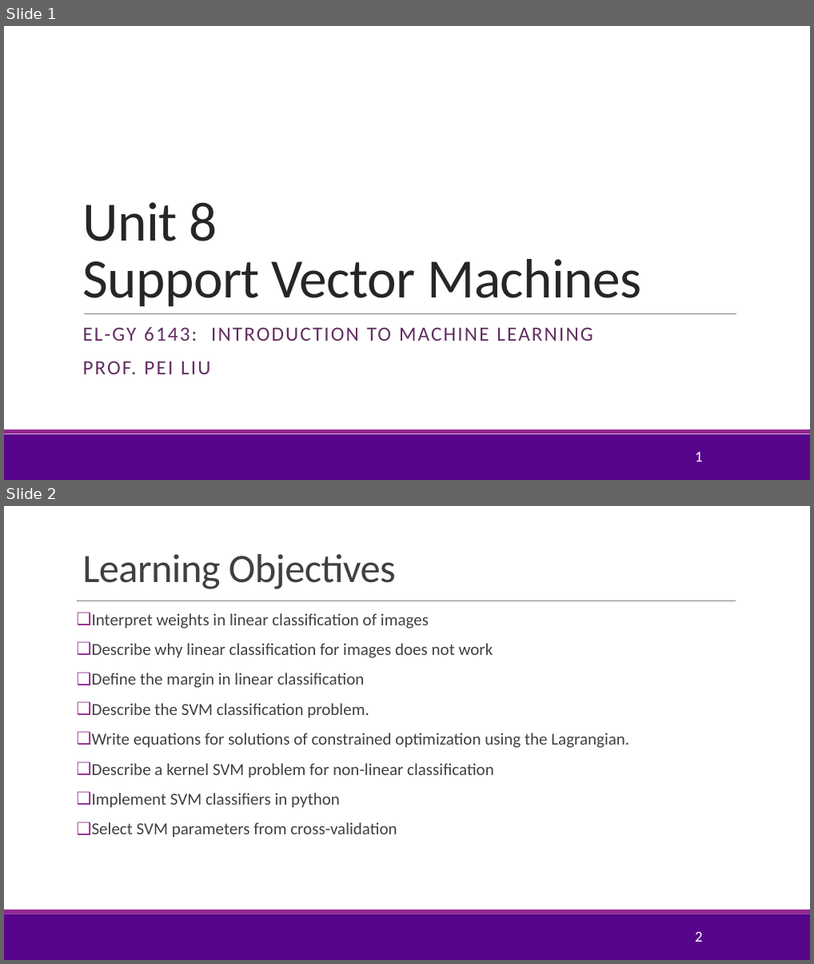
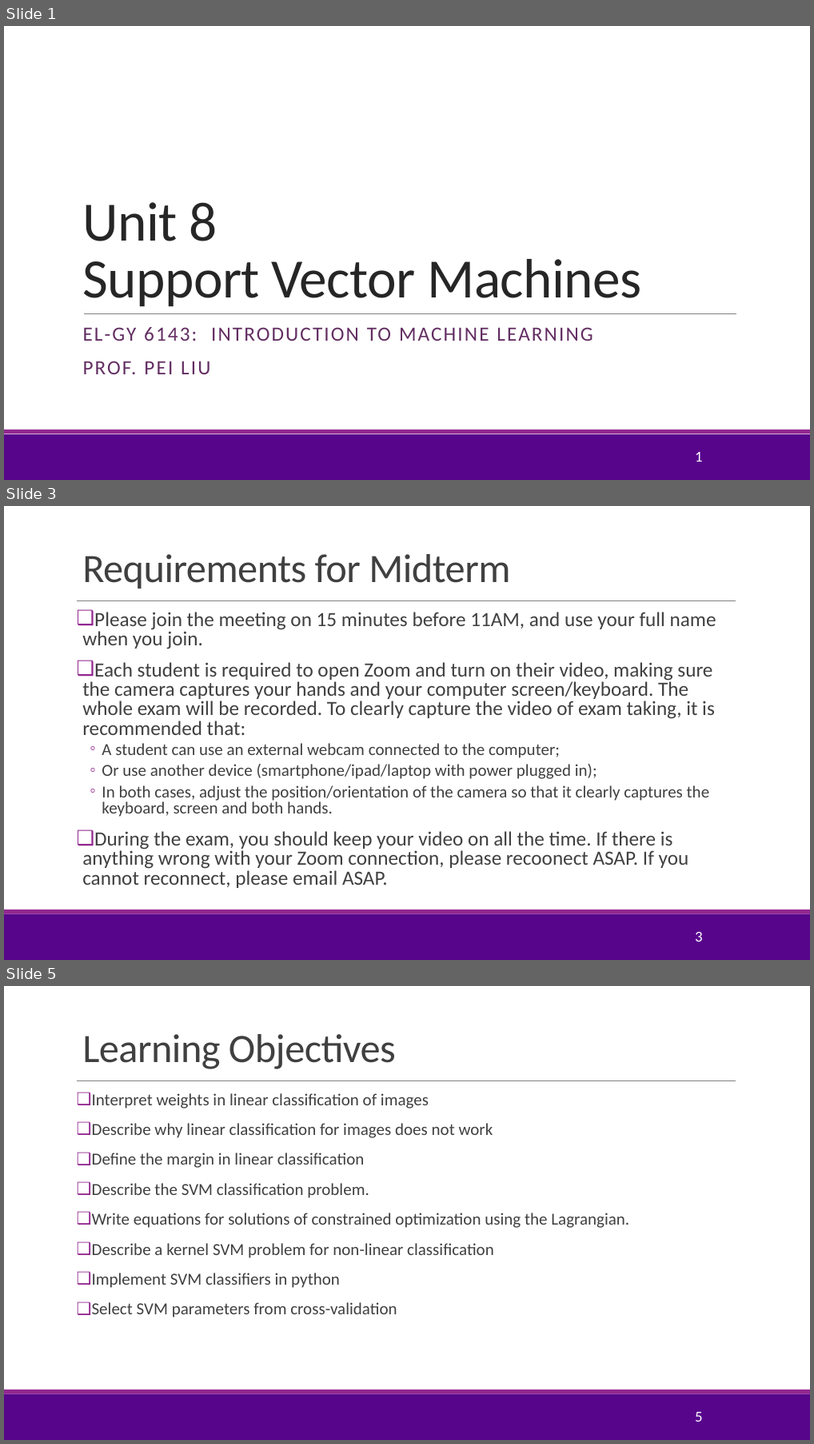
Before and after one commit to pliugithub/MachineLearning, a slide deck: lectures/Lect08_SVM.pptx. Shown one above the other, each under a label of ours: slides 1 and 2 before the commit, slides 1, 3 and 5 after it; the slides between them are not shown. The pictures are 814x964 and 814x1444 pixels, drawn with LibreOffice and Linux fonts; fonts in the diff are those of the drawing; background and template pictures are left out. Boxes give left, top, right and bottom in pixels: in the first picture for what was removed or moved away, otherwise in the second. Text is boxed around its words. In the diff, an @@ line names an element or a change of style, - is before the commit and + after.

```diff
--- a/lectures/Lect08_SVM.pptx
+++ b/lectures/Lect08_SVM.pptx
@@ slide 3 added at bbox=[4, 506, 810, 960], background #FFFFFF; not listed: 3 template elements that a slide beside it also shows @@
@@ title added at bbox=[82, 554, 510, 588], 48 pt, text #404040 @@
+Requirements for Midterm
@@ text added at bbox=[82, 612, 717, 888], 24 pt, text #404040 @@
+❑ Please join the meeting on 15 minutes before 11AM, and use your full name when you join.
+❑ Each student is required to open Zoom and turn on their video, making sure the camera captures your hands and your computer screen/keyboard. The whole exam will be recorded. To clearly capture the video of exam taking, it is recommended that:
+  ◦ A student can use an external webcam connected to the computer;
+  ◦ Or use another device (smartphone/ipad/laptop with power plugged in);
+  ◦ In both cases, adjust the position/orientation of the camera so that it clearly captures the keyboard, screen and both hands.
+❑ During the exam, you should keep your video on all the time. If there is anything wrong with your Zoom connection, please recoonect ASAP. If you cannot reconnect, please email ASAP.
@@ page number added at bbox=[695, 931, 703, 941], 18 pt, text #FFFFFF @@
+3
@@ what was slide 2 is now slide 5 @@
@@ page number at bbox=[695, 1412, 703, 1421]: text changed @@
-2
+5
```
Also in this commit, not shown: 2 slides changed, 2 other slides added, 1 other file.
